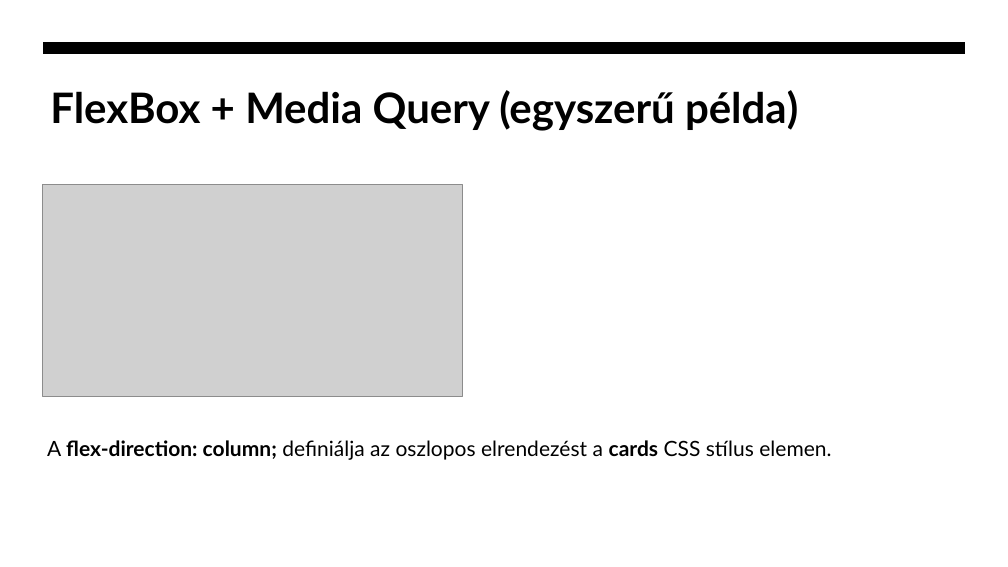
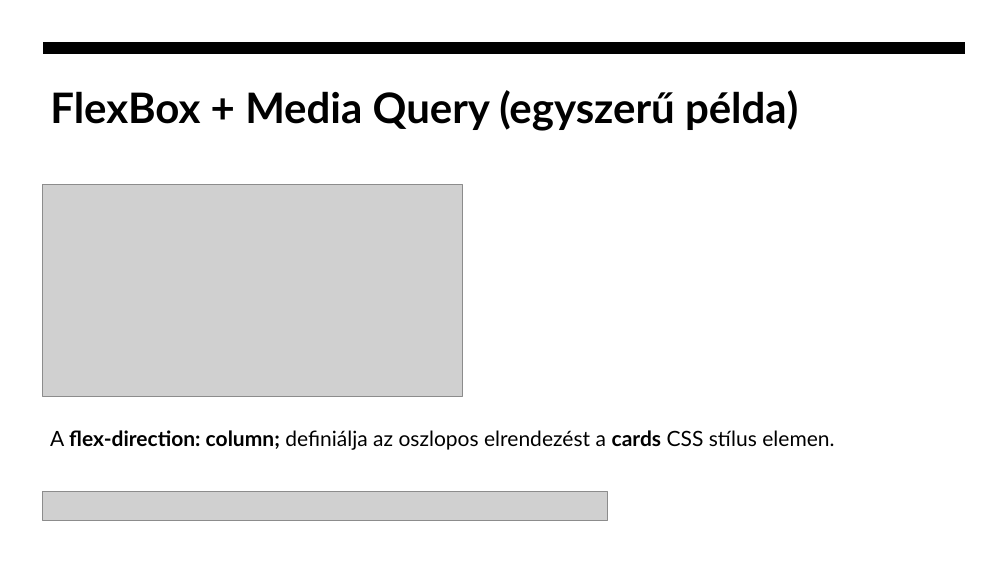
Before and after one commit to zbalogh/oe-internetes-alkalmazasok, a slide deck: slide 14 of 07/07_eloadas_HTML5_CSS_responsive_design.pptx. Drawn at 1008x567 pixels with LibreOffice and Linux fonts; fonts in the diff are those of the drawing; grey boxes stand for pictures. Boxes give left, top, right and bottom in pixels: in the first picture for what was removed or moved away, otherwise in the second. Text is boxed around its words. In the diff, an @@ line names an element or a change of style, - is before the commit and + after.

```diff
--- a/07/07_eloadas_HTML5_CSS_responsive_design.pptx
+++ b/07/07_eloadas_HTML5_CSS_responsive_design.pptx
@@ text "A flex-direction: column; definiálja az ..." moved from (x1=47, y1=440, x2=831, y2=460) to (x1=50, y1=430, x2=834, y2=450) @@
@@ picture added at (x1=43, y1=492, x2=608, y2=520) @@
```
Also in this commit, not shown: 1 other slide changed, 1 other file.
